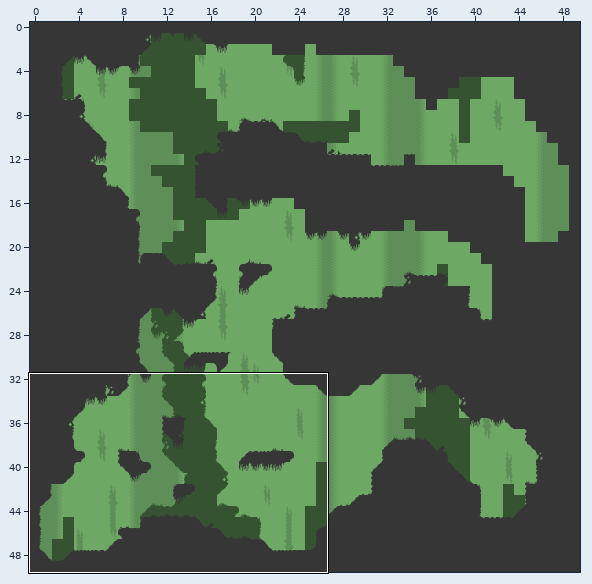
One commit to this Tiled map: levels/level.tmx. Above: a wide view before the commit, with the close-up outlined.
Close-up. Before the commit:
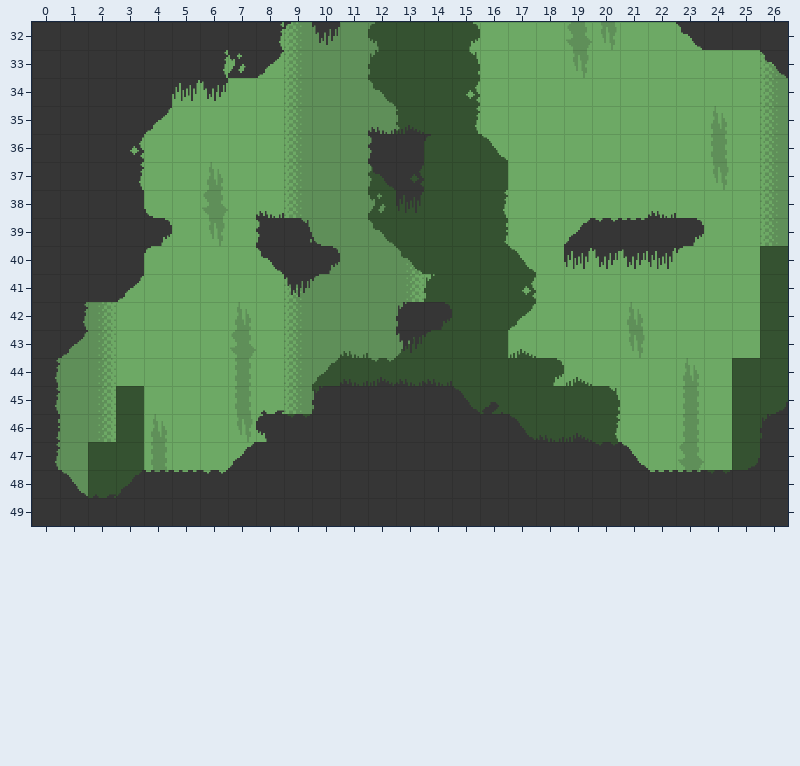
Cells are 32x32 px. Shown: x 0..26, y 32..49. The commit also changed other parts of the map, which this record leaves out.
After:
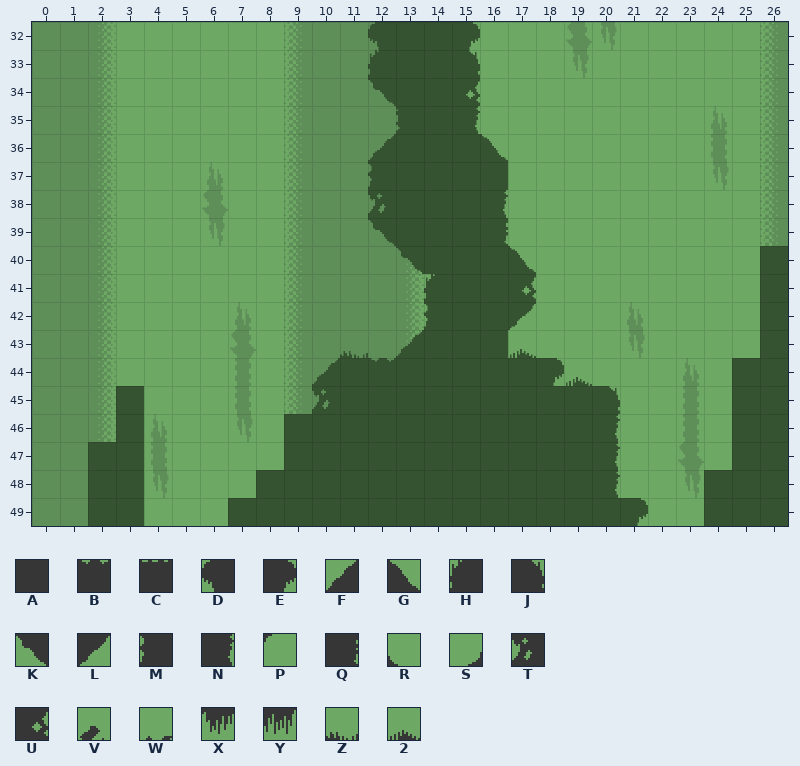
Key: from "mininicular": A 0, B 2, C 3, D 8, E 9, F 10, G 11, H 16, J 17, K 18, L 19, M 24, N 25, P 26, Q 33, R 34, S 35, T 40, U 41, V 42, W 43, X 48, Y 49, Z 50, 2 51.
_ is an empty cell.
Change:
Layer "Foreground" (now hidden):
y 32: x 0..10 AAAAAAAANPX -> ___________; x 23..26 KAAA -> ____
y 33: x 0..8 AAAAAANTL -> _________; x 26 K -> _
y 34: x 0..6 AAAAAYX -> _______
y 35: x 0..4 AAAAL -> _____; x 12..13 Z2 -> __
y 36: x 0..3 AAAU -> ____; x 12..14 MAP -> ___
y 37: x 0..3 AAAN -> ____; x 12..13 KU -> __
y 38: x 0..4 AAAAR -> _____; x 8 Z -> _; x 13 Y -> _; x 22 Z -> _
y 39: x 0..4 AAAAE -> _____; x 8..10 MJR -> ___; x 19..23 FBCAE -> _____
y 40: x 0..4 AAAAP -> _____; x 8..10 KAE -> ___; x 19..23 YXXYP -> _____
y 41: x 0..3 AAAL -> ____; x 9..10 XP -> __
y 42: x 0..1 AN -> __; x 13..14 HE -> __
y 43: x 0..1 AL -> __; x 13..14 XP -> __
y 44: x 0 N -> _; x 11..14 Z2ZZ -> ____
y 45: x 0 N -> _; x 8 W -> _; x 10..16 HAAAAGV -> _______; x 26 S -> _
y 46: x 0 Q -> _; x 8..19 DBAAAAAAAGZ2 -> ____________; x 26 H -> _
y 47: x 0 N -> _; x 7..21 FAAAAAAAAAAAABG -> _______________; x 25..26 SA -> __
y 48: x 0..26 AGWFCCBAAAAAAAAAAAAAAACCBAA -> ___________________________
y 49: x 0..26 AAAAAAAAAAAAAAAAAAAAAAAAAAA -> ___________________________
